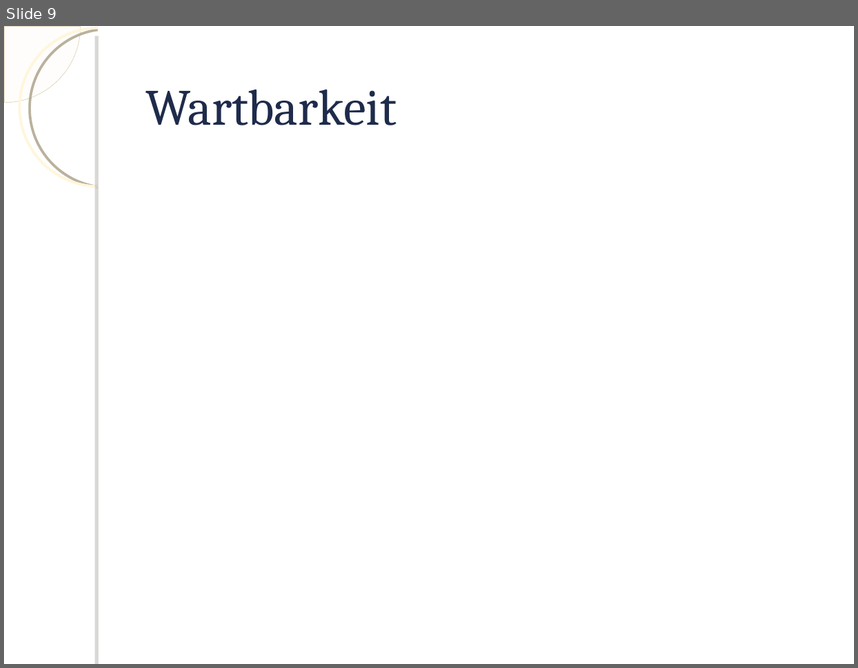
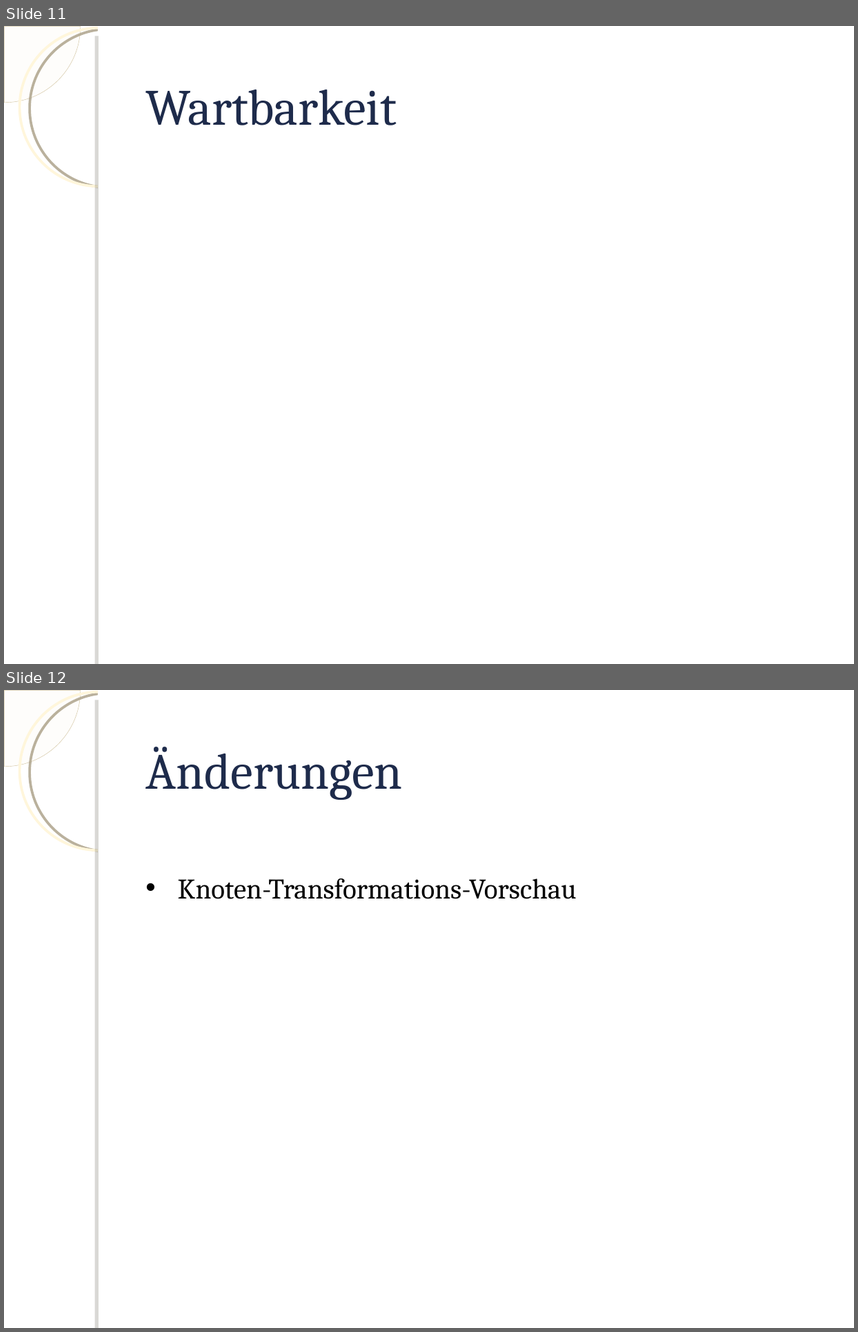
Before and after one commit to knot3/knot3-qualitaetssicherung, a slide deck: Praesentation/Praesentation.odp. Shown one above the other, each under a label of ours: slide 9 before the commit, slides 11 and 12 after it. The pictures are 858x668 and 858x1332 pixels, drawn with LibreOffice and Linux fonts; fonts in the diff are those of the drawing; background and template pictures are left out. Boxes give left, top, right and bottom in pixels: in the first picture for what was removed or moved away, otherwise in the second. Text is boxed around its words. In the diff, an @@ line names an element or a change of style, - is before the commit and + after.

```diff
--- a/Praesentation/Praesentation.odp
+++ b/Praesentation/Praesentation.odp
@@ slide 12 added at [4,690,854,1328], background picture (left out); not listed: 4 template elements that a slide beside it also shows @@
@@ title added at [145,747,402,800], 43 pt, text #1E2B4B @@
+Änderungen
@@ text added at [178,878,577,899], 24 pt, text #000000 @@
+• Knoten-Transformations-Vorschau
@@ what was slide 9 is now slide 11 @@
```
Also in this commit, not shown: 1 slide changed, 6 other slides added, 1 slide removed, 1 other file.
